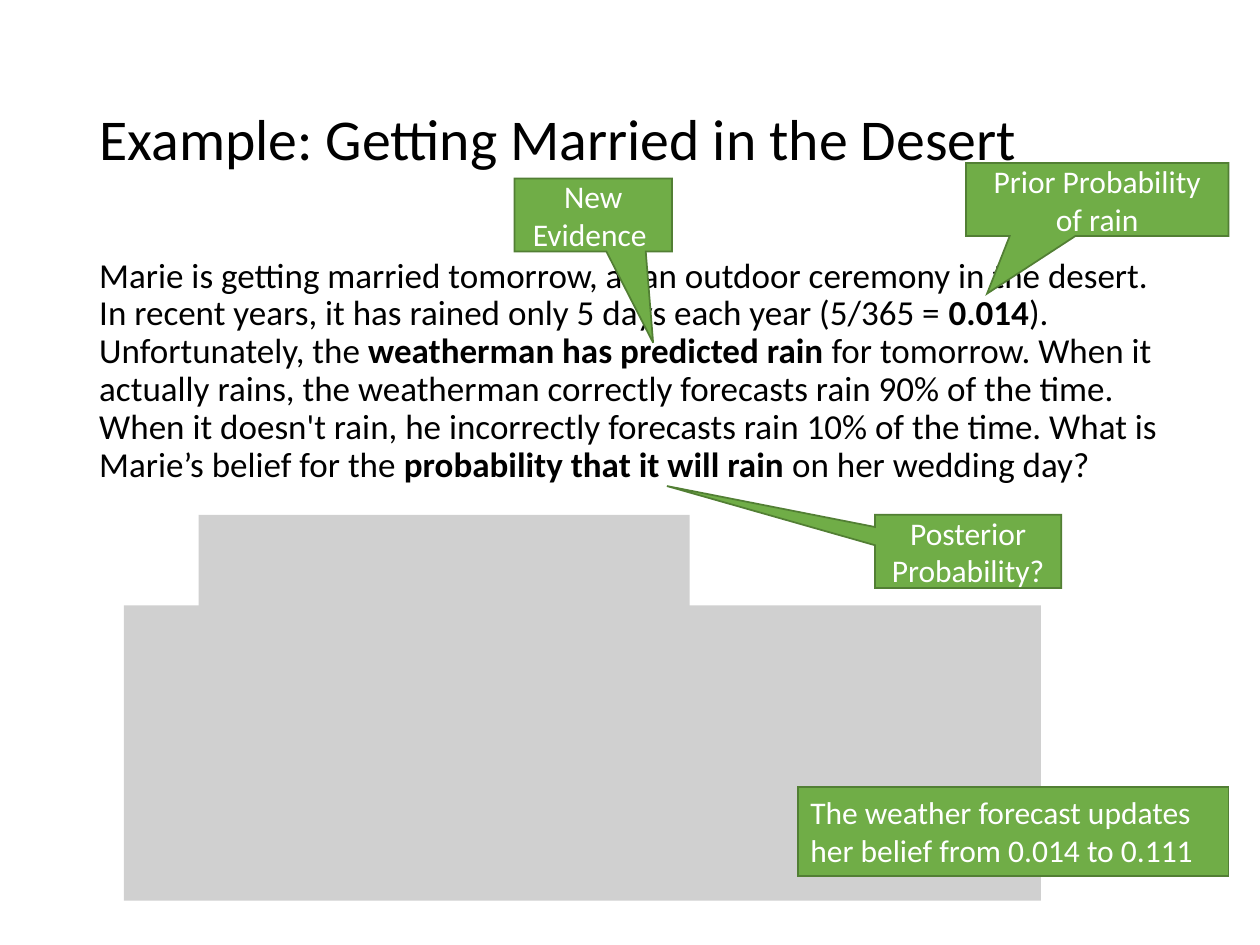
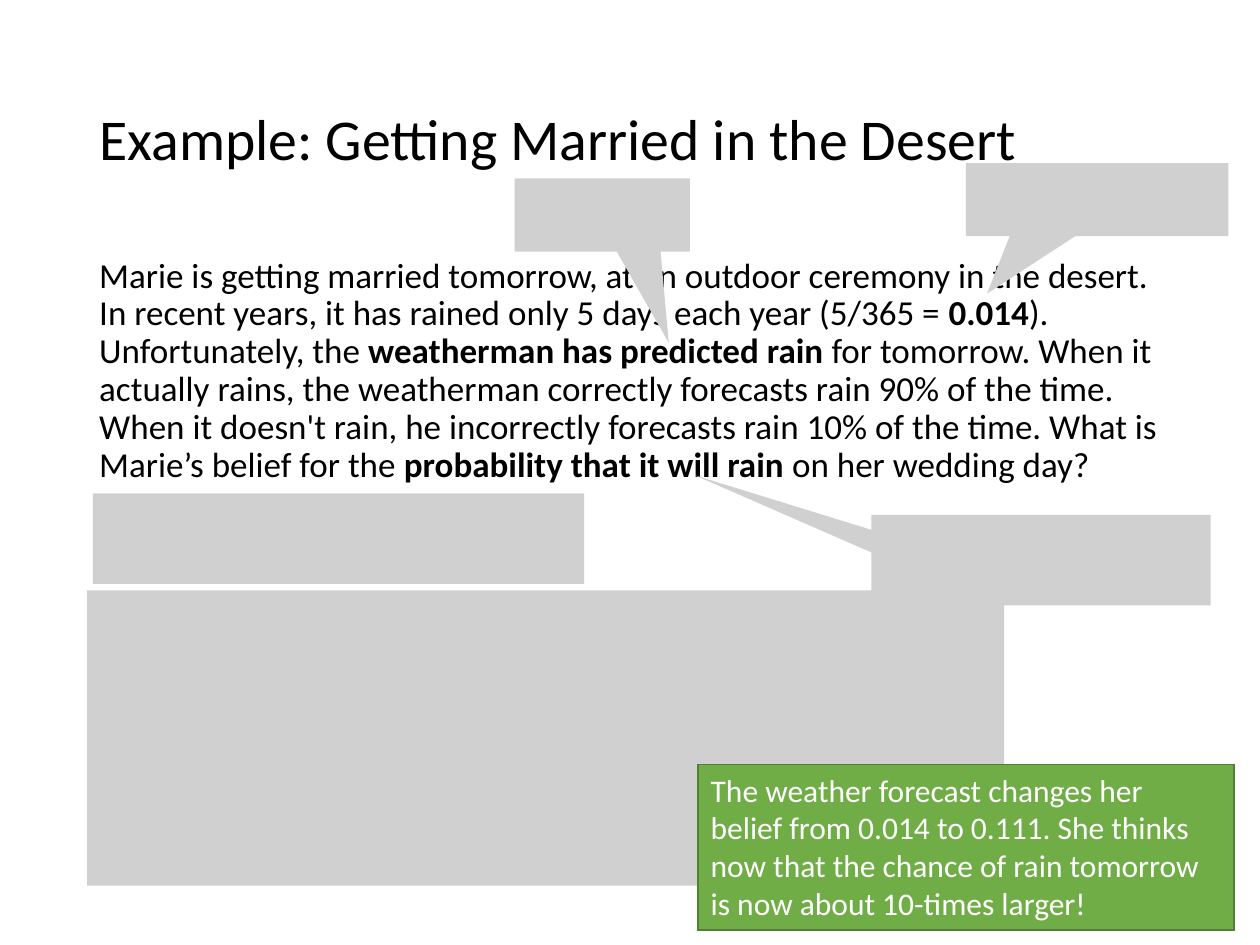
Before and after one commit to mhahsler/CS7320-AI, a slide deck: slide 10 of slides/12_uncertainty.pptx. Drawn at 1260x945 pixels with LibreOffice and Linux fonts; fonts in the diff are those of the drawing; grey boxes stand for pictures. Boxes give left, top, right and bottom in pixels: in the first picture for what was removed or moved away, otherwise in the second. Text is boxed around its words. In the diff, an @@ line names an element or a change of style, - is before the commit and + after.

Commit message:
fixed wedding example.

```diff
--- a/slides/12_uncertainty.pptx
+++ b/slides/12_uncertainty.pptx
@@ speech box removed at bbox=[514, 179, 672, 252] @@
-New Evidence
@@ picture added at bbox=[514, 179, 689, 252] @@
@@ speech box removed at bbox=[966, 163, 1228, 236] @@
-Prior Probability of rain
@@ picture added at bbox=[966, 163, 1228, 236] @@
@@ picture: place and size @@
-picture at bbox=[199, 515, 690, 649]
+picture at bbox=[93, 494, 585, 585]
@@ picture added at bbox=[872, 515, 1211, 606] @@
@@ speech box removed at bbox=[874, 515, 1061, 588] @@
-Posterior
-Probability?
@@ picture: place and size @@
-picture at bbox=[123, 605, 1041, 900]
+picture at bbox=[87, 591, 1004, 886]
@@ rectangle "The weather forecast changes her ...": place and size @@
-rectangle "The weather forecast changes her ..." at bbox=[798, 786, 1228, 876]
+rectangle "The weather forecast changes her ..." at bbox=[698, 765, 1234, 930]
@@ text in rectangle at bbox=[711, 780, 1199, 921]: text changed @@
-The weather forecast updates her belief from 0.014 to 0.111
+The weather forecast changes her belief from 0.014 to 0.111. She thinks now that the chance of rain tomorrow is now about 10-times larger!
```
Also in this commit, not shown: 1 other slide changed, 1 other file.
